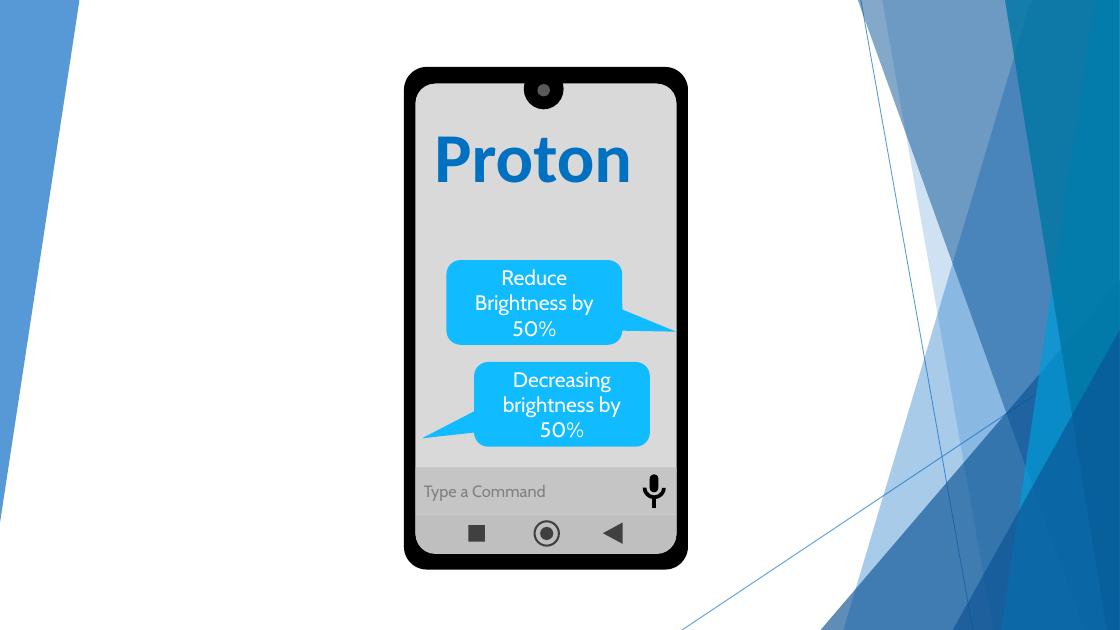
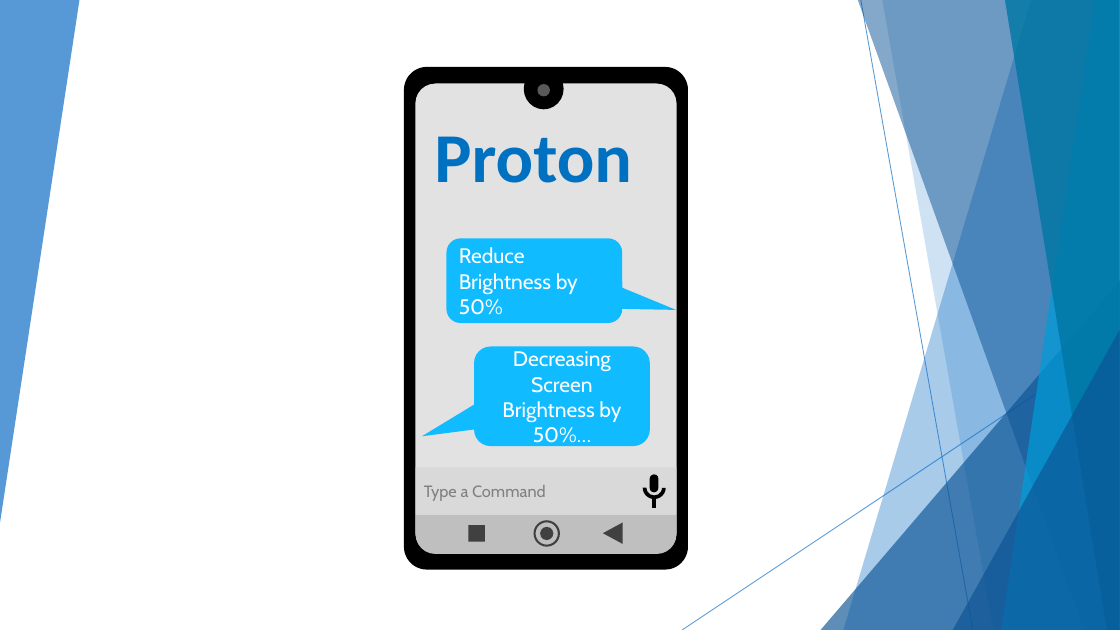
Before and after one commit to techinessoverloaded/MiniProjectPresentation, a slide deck: slide 24 of Proton.pptx. Drawn at 1120x630 pixels with LibreOffice and Linux fonts; fonts in the diff are those of the drawing. Boxes give left, top, right and bottom in pixels: in the first picture for what was removed or moved away, otherwise in the second. Text is boxed around its words. In the diff, an @@ line names an element or a change of style, - is before the commit and + after.

```diff
--- a/Proton.pptx
+++ b/Proton.pptx
@@ rounded rectangle at box(414, 82, 677, 554): fill #D9D9D9 to #E2E2E2 @@
@@ rounded speech box "Reduce Brightness by 50%": place and size @@
-rounded speech box "Reduce Brightness by 50%" at box(446, 260, 622, 345)
+rounded speech box "Reduce Brightness by 50%" at box(446, 239, 622, 323)
@@ rounded speech box "Reduce Brightness by 50%" at box(446, 239, 622, 323): alignment centre to left @@
@@ rounded speech box "Decreasing Screen Brightness by 50%…": place and size @@
-rounded speech box "Decreasing Screen Brightness by 50%…" at box(474, 362, 649, 447)
+rounded speech box "Decreasing Screen Brightness by 50%…" at box(474, 346, 649, 446)
@@ text in rounded speech box at box(502, 351, 621, 448): text changed @@
-Decreasing brightness by 50%
+Decreasing Screen Brightness by 50%…
@@ rectangle "Type a Command" at box(416, 467, 677, 514): fill #C5C5C5 to #D9D9D9 @@
```
Also in this commit, not shown: 3 other slides changed, 5 other files.
